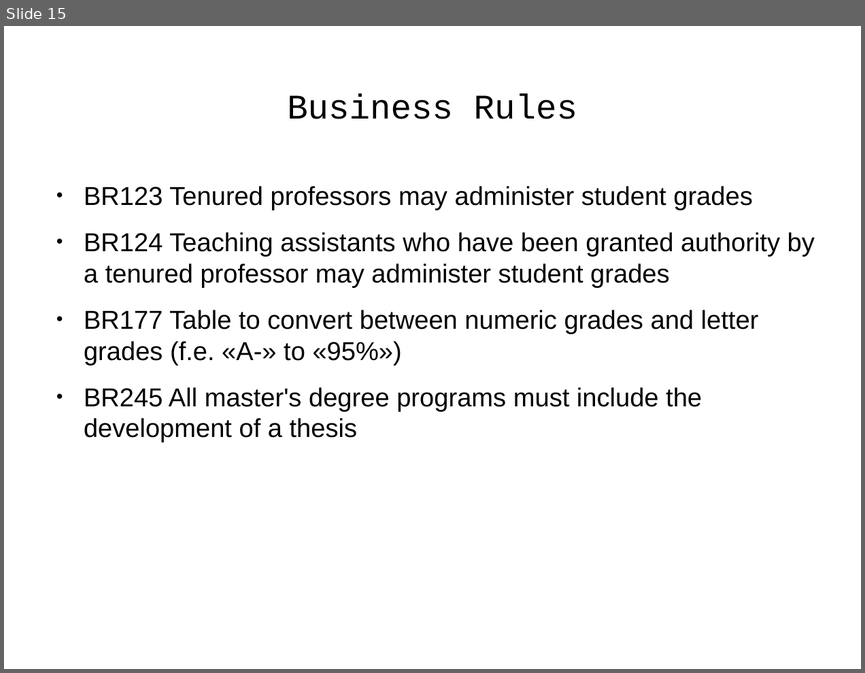
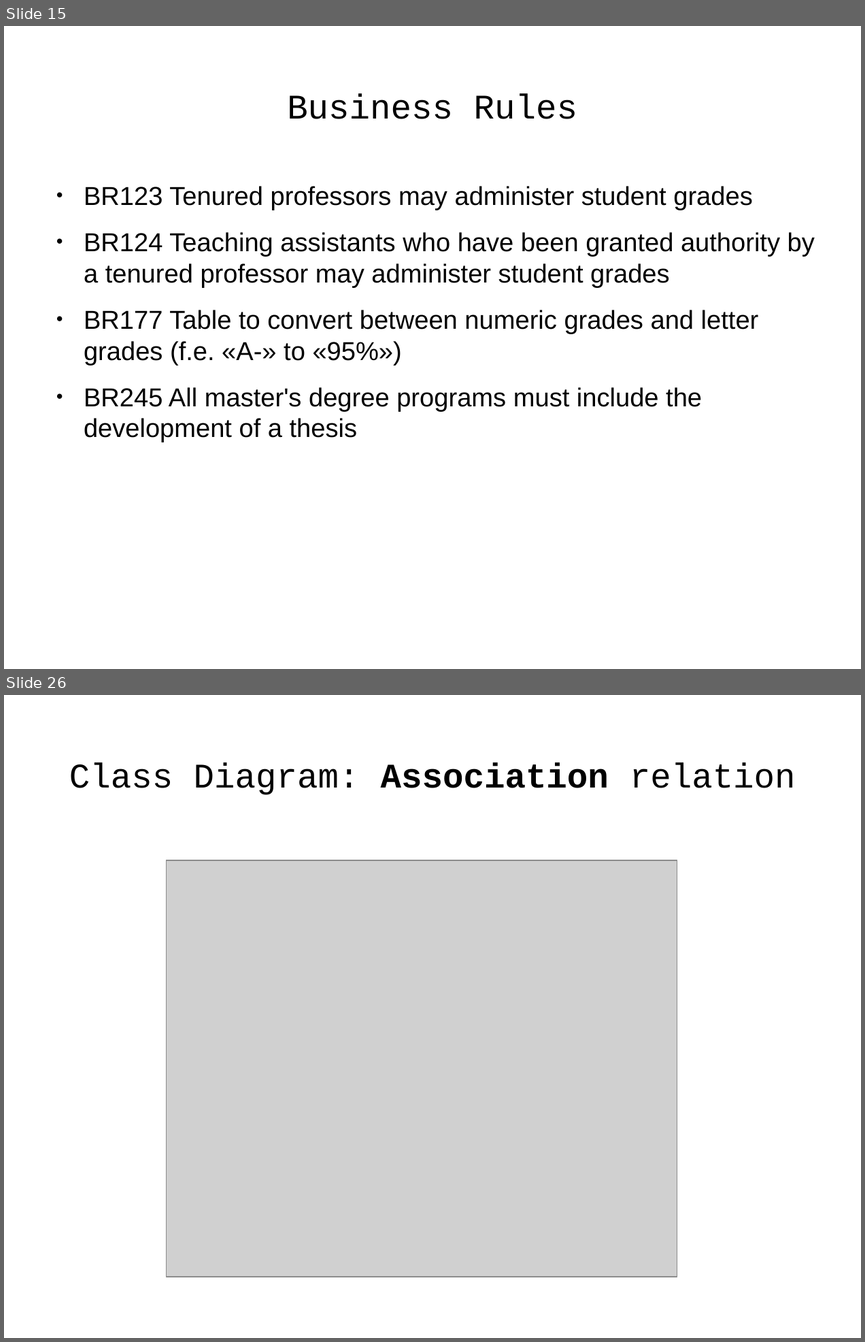
Before and after one commit to j-avdeev/EnterpriseSystemsDevelopment, a slide deck: Lec5 - UML/Enterprise System Development - lec day5 - UML.odp. Shown one above the other, each under a label of ours: slide 15 before the commit, slides 15 and 26 after it; the slides between them are not shown. The pictures are 865x673 and 865x1342 pixels, drawn with LibreOffice and Linux fonts; fonts in the diff are those of the drawing; grey boxes stand for pictures. Boxes give left, top, right and bottom in pixels: in the first picture for what was removed or moved away, otherwise in the second. Text is boxed around its words. In the diff, an @@ line names an element or a change of style, - is before the commit and + after.

```diff
--- a/Lec5 - UML/Enterprise System Development - lec day5 - UML.odp
+++ b/Lec5 - UML/Enterprise System Development - lec day5 - UML.odp
@@ slide 26 added at (4,695,861,1338), background #FFFFFF @@
@@ title added at (69,763,796,795), 32 pt, text #000000 @@
+Class Diagram: Association relation
@@ picture added at (167,861,677,1276) @@
```
Also in this commit, not shown: 14 other slides added, 16 other files.
